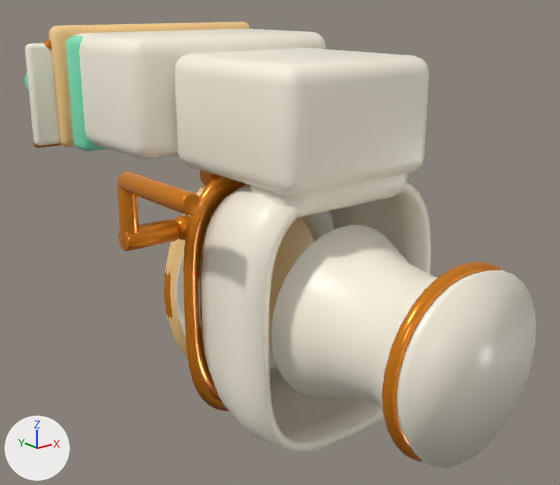
The FBX model Assets/Art/PremiumFurniture/Models/BathroomToilet_Premium.fbx: old version first, new version second.
Before and after are seen from a 50 mm camera at (-1.31, -0.949, 0.633) aimed at (0.024, 0.72, -0.034). The axes (+X, +Y, +Z) are drawn at lower left. The lights are the same throughout. The older version comes first. Vertices at exactly the same position are counted once.

In view in the first picture: 'BathroomToilet'.
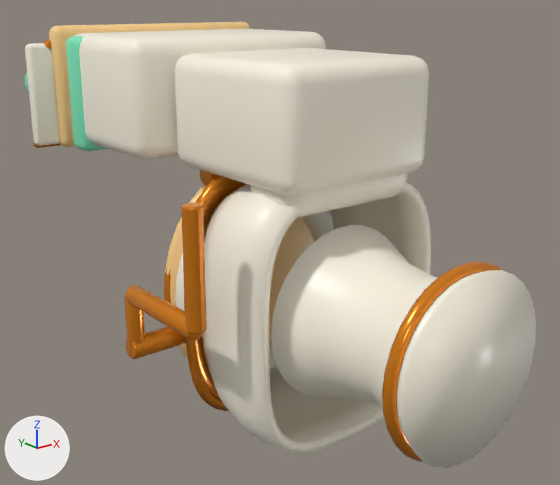
The change in detail:
me_bathroomtoiletmesh is used by ob_bathroomtoilet; location (0.0, 0.0, 0.0).
me_bathroomtoiletmesh had 6887 vertices, 6992 faces and spanned x -0.46..0.43, y 0.0..1.54, z -0.52..0.56.
me_bathroomtoiletmesh now has 6983 vertices, 7074 faces and spans x -0.46..0.43, y 0.0..1.54, z -0.52..0.56.
me_bathroomtoiletmesh part 1: 556 vertices moved from x -0.46..-0.23, y 0.46..0.79, z 0.02..0.23 to x -0.46..-0.23, y 0.46..0.79, z -0.28..-0.07; 96 vertices added at x -0.45..-0.41, y 0.44..0.48, z -0.1..0.21.

Pixel boxes (x1, y1, x2, y2) of what changed, in the pictures (560 x 485 px; the box of a moved part takes in the faces that stretch with it):
part 1 of me_bathroomtoiletmesh, moved or reshaped: before (117, 171, 201, 251); after (124, 203, 207, 359)
